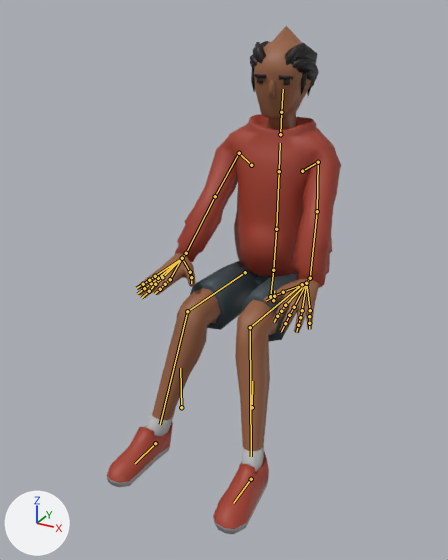
What one commit did to the glTF model js/models/avatars/club-crowd-m4.glb.
Camera for both pictures: a camera (50 mm lens) standing at (0.891, -1.924, 1.451) and looking at (-0.019, -0.268, 0.624). Arrows for +X, +Y and +Z are at lower left; the lights stay in place. The older version comes first. Both versions are drawn at frame 287 of the action 'Seated_Low_Loop'; the numbers are the values there. The bones that change, and the others that lie on the model, are drawn over the model as lines.

Names of what the first picture shows: 'Casual_Body'.
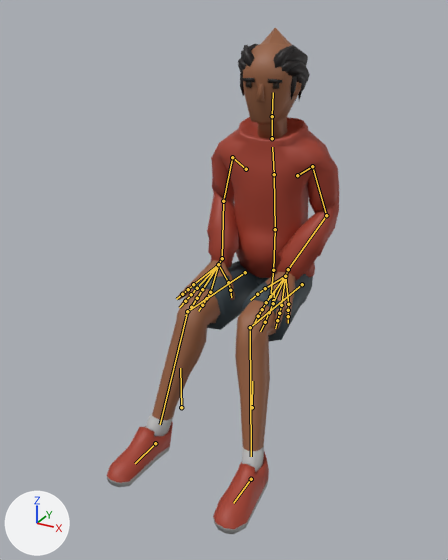
Changed parts and their boxes (x1, y1, x2, y2) in the pictures (448 x 560 px):
'Casual_Body', posed
    before: (107, 26, 341, 534)
    after: (107, 28, 339, 534)
bone 'Abdomen', root to tip
    before: (273, 270) to (276, 229)
    after: (273, 270) to (275, 229)
bone 'Torso', root to tip
    before: (276, 229) to (279, 171)
    after: (275, 229) to (274, 174)
bone 'Chest', root to tip
    before: (279, 171) to (280, 143)
    after: (274, 174) to (272, 147)
bone 'Neck', root to tip
    before: (280, 134) to (281, 112)
    after: (272, 138) to (272, 116)
bone 'Head', root to tip
    before: (281, 112) to (283, 89)
    after: (272, 116) to (273, 92)
bone 'UpperArm.L', root to tip
    before: (318, 162) to (317, 211)
    after: (312, 166) to (326, 215)
bone 'LowerArm.L', root to tip
    before: (317, 211) to (310, 278)
    after: (326, 215) to (288, 269)
bone 'Wrist.L', root to tip
    before: (310, 278) to (306, 283)
    after: (288, 269) to (285, 276)
bone 'UpperArm.R', root to tip
    before: (239, 153) to (215, 196)
    after: (232, 157) to (223, 201)
bone 'LowerArm.R', root to tip
    before: (215, 196) to (186, 253)
    after: (223, 201) to (222, 258)
bone 'Wrist.R', root to tip
    before: (186, 253) to (182, 258)
    after: (222, 258) to (218, 264)

The edits, one by one:
Bone 'Abdomen' (bone_abdomen) turns from (0, 0, 0) to (4, 0, 0) degrees about its own x, y and z.
Bone 'Torso' (bone_torso) turns from (0, 0, 0) to (5, 0, 0) degrees about its own x, y and z.
Bone 'Chest' (bone_chest) turns from (0, 0, 0) to (5, 0, 0) degrees about its own x, y and z.
Bone 'Neck' (bone_neck) turns from (0, 1, 0) to (-6, 1, 0) degrees about its own x, y and z.
Bone 'Head' (bone_head) turns from (-1, 2, -1) to (-8, 2, 0) degrees about its own x, y and z.
Bone 'UpperArm.L' (bone_upperarm_l) turns from (-59, -20, -38) to (-74, -4, 9) degrees about its own x, y and z.
Bone 'LowerArm.L' (bone_lowerarm_l) turns from (-1, 8, 3) to (-45, 32, -73) degrees about its own x, y and z.
Bone 'Wrist.L' (bone_wrist_l) turns from (19, 30, -25) to (31, 35, 17) degrees about its own x, y and z.
Bone 'UpperArm.R' (bone_upperarm_r) turns from (-58, 21, 38) to (-75, 6, -7) degrees about its own x, y and z.
Bone 'LowerArm.R' (bone_lowerarm_r) turns from (-1, -8, -3) to (-43, -33, 69) degrees about its own x, y and z.
Bone 'Wrist.R' (bone_wrist_r) turns from (18, -30, 25) to (30, -36, -16) degrees about its own x, y and z.
